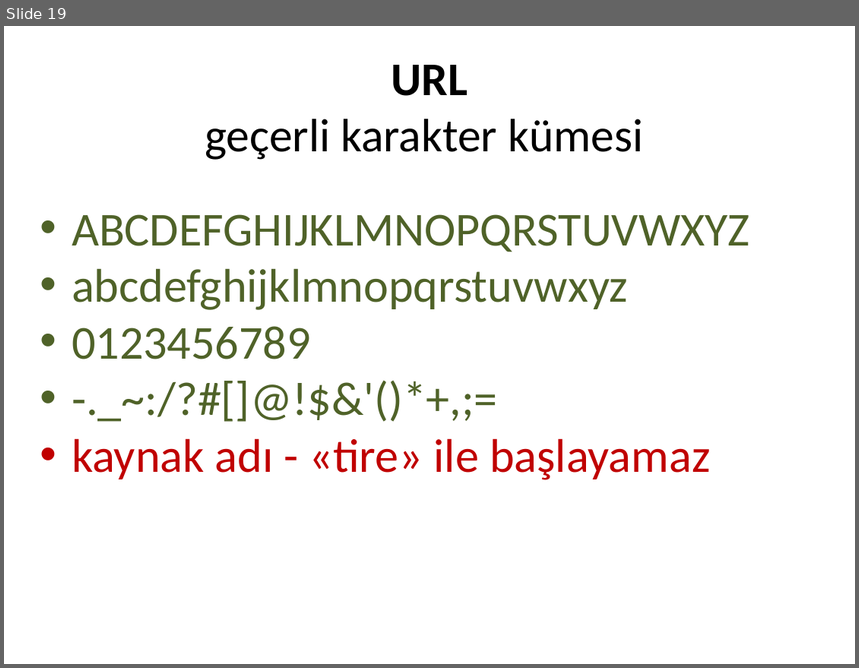
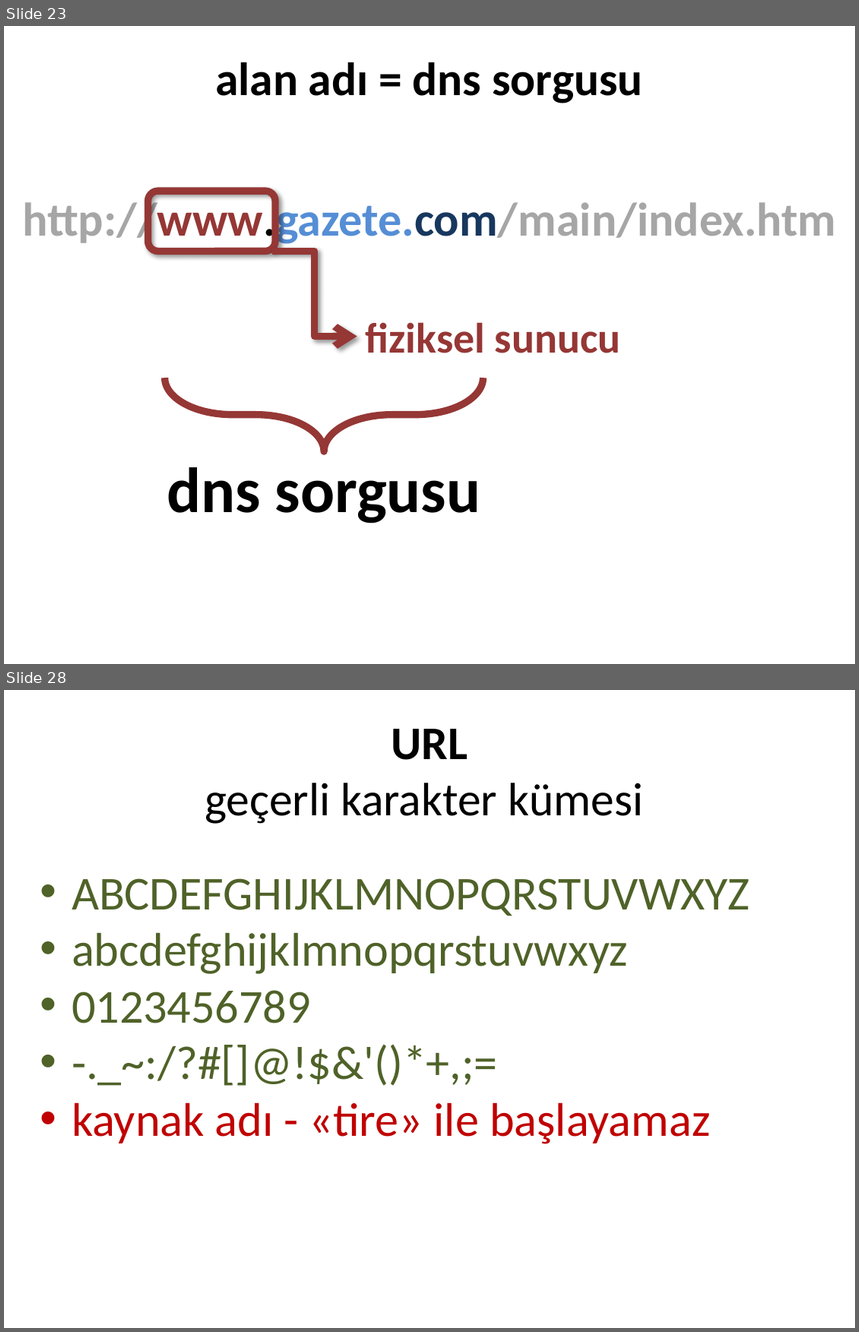
Before and after one commit to cemmerven/attrac, a slide deck: AttendanceTracker/Web Adresi.pptx. Shown one above the other, each under a label of ours: slide 19 before the commit, slides 23 and 28 after it; the slides between them are not shown. The pictures are 859x668 and 859x1332 pixels, drawn with LibreOffice and Linux fonts; fonts in the diff are those of the drawing. Boxes give left, top, right and bottom in pixels: in the first picture for what was removed or moved away, otherwise in the second. Text is boxed around its words. In the diff, an @@ line names an element or a change of style, - is before the commit and + after.

```diff
--- a/AttendanceTracker/Web Adresi.pptx
+++ b/AttendanceTracker/Web Adresi.pptx
@@ slide 23 added at [4, 26, 855, 664], background #FFFFFF @@
@@ title added at [215, 62, 643, 104], 39.6 pt, text #000000, bold @@
+alan adı = dns sorgusu
@@ text added at [22, 196, 836, 247], 40 pt, text #A6A6A6, bold @@
+http://www.gazete.com/main/index.htm
@@ rounded rectangle added at [148, 191, 275, 252], outline #953735 6 pt @@
@@ elbow arrow added from (272, 252) to (357, 337), #953735 6 pt @@
@@ text added at [366, 322, 621, 354], 36 pt, text #953735, bold @@
+fiziksel sunucu
@@ left brace added at [165, 378, 484, 452], outline #953735 6 pt @@
@@ text added at [167, 468, 481, 524], 54 pt, text #000000, bold @@
+dns sorgusu
@@ what was slide 19 is now slide 28 @@
```
Also in this commit, not shown: 2 slides changed, 8 other slides added, 7 other files.
